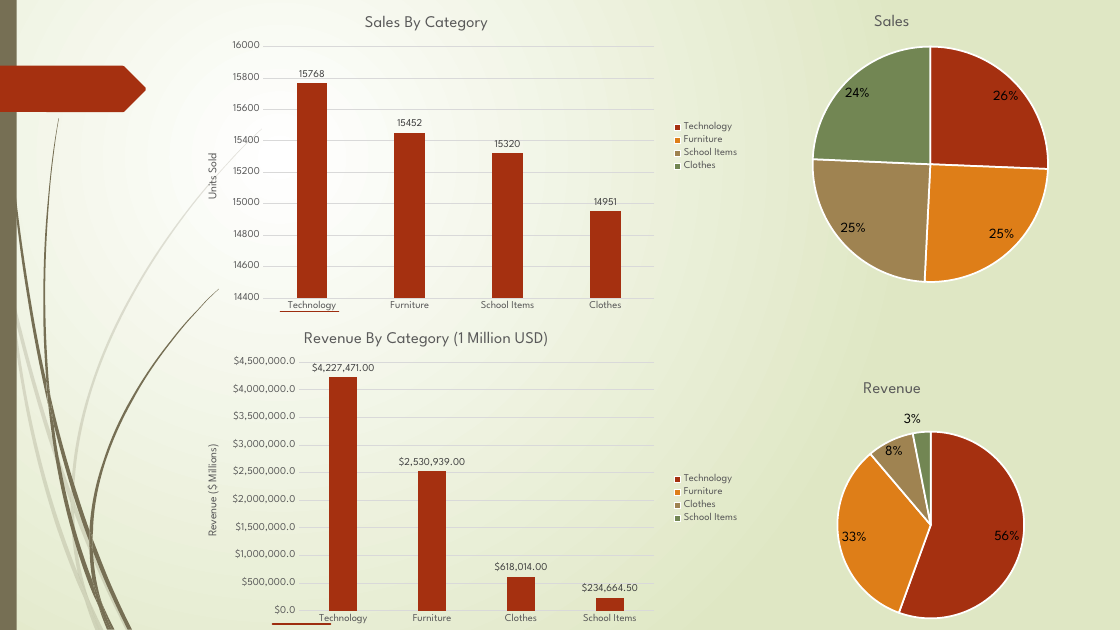
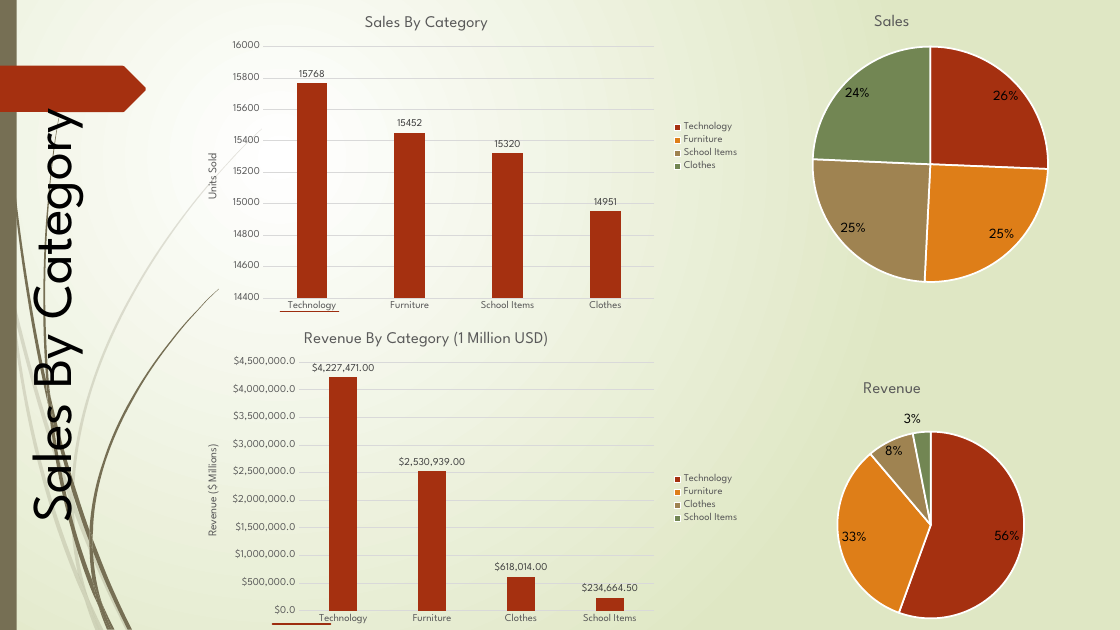
Before and after one commit to jnesteruck/rev-proj2, a slide deck: slide 6 of analysis-phase/Project_2.pptx. Drawn at 1120x630 pixels with LibreOffice and Linux fonts; fonts in the diff are those of the drawing. Boxes give left, top, right and bottom in pixels: in the first picture for what was removed or moved away, otherwise in the second. Text is boxed around its words. In the diff, an @@ line names an element or a change of style, - is before the commit and + after.

```diff
--- a/analysis-phase/Project_2.pptx
+++ b/analysis-phase/Project_2.pptx
@@ text added at [7, 129, 90, 519], 48 pt, text #000000 @@
+Sales By Category
```
Also in this commit, not shown: 5 other slides changed, 2 slides added, 1 slide removed.
